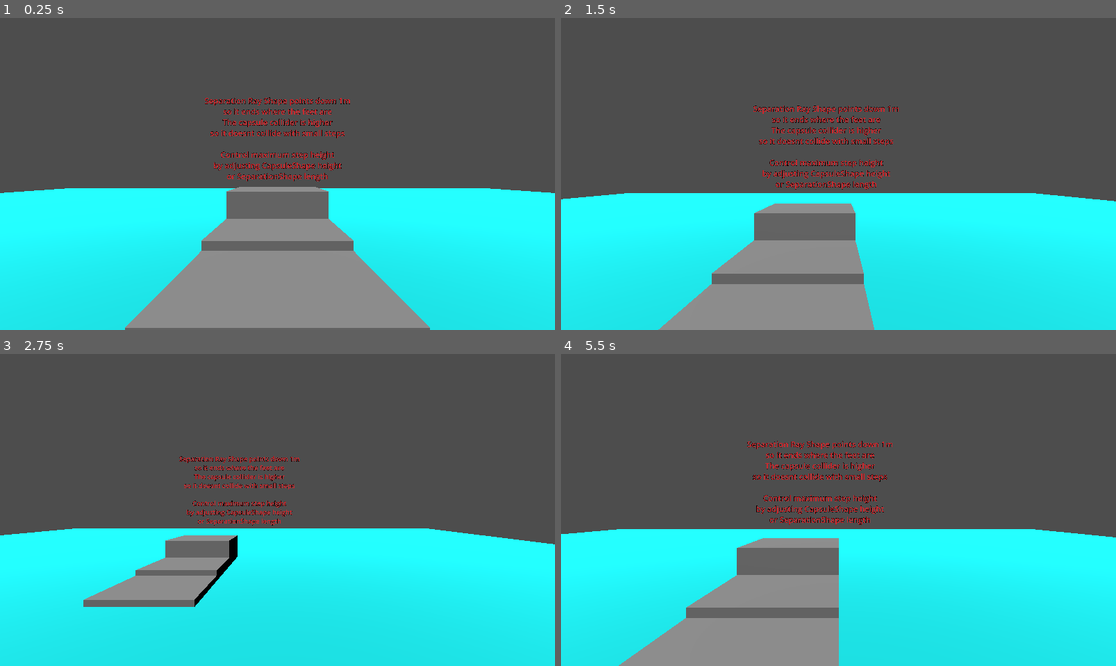
Above: before the commit, frames 1-4 (two rows, left to right).
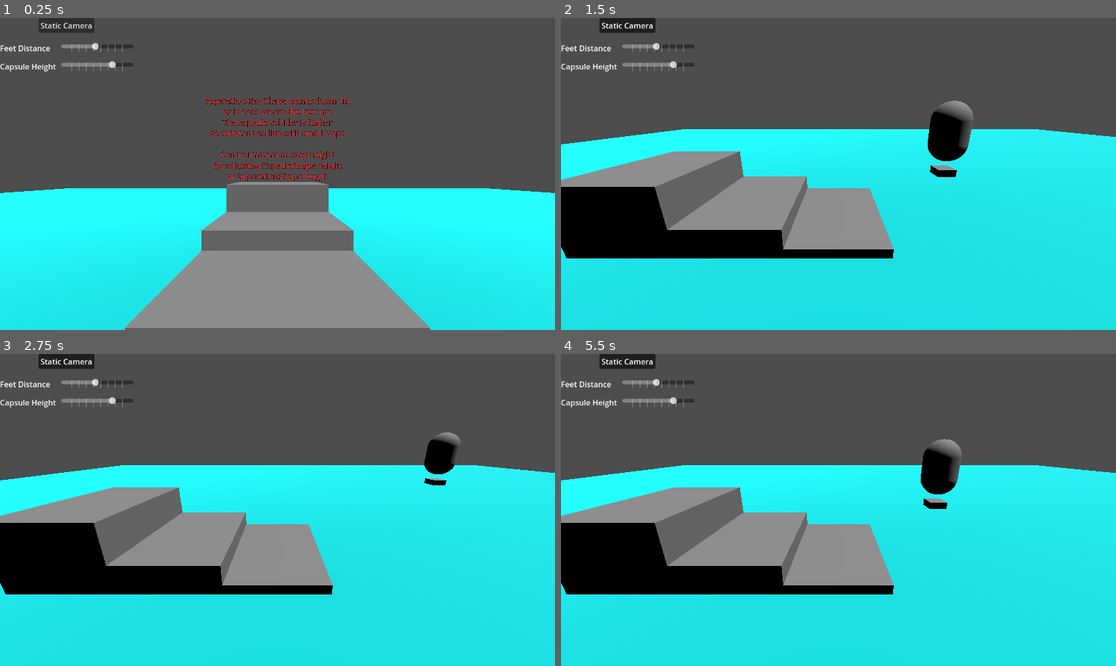
Above: after the commit, the same moments.

Repository: Griiimon/CharacterBody-On-Stairs
Game: Godot game, scene res://main.tscn
Same seed, same stepped clock (60 frames per second), same inputs: the game is played once before the commit and once after it.
Inputs (mouse positions are in pixels of both pictures, inside the frame that each line leads up to):
- Up to frame 1 (0.25 s): no input
- Up to frame 2 (1.5 s): click (627, 24) at 0.5 s, where only the run after the commit has a clickable "Static Camera"; tap Enter (ui_accept) at 1.25 s; hold Right (ui_right) from 1.28 s (still down)
- Up to frame 3 (2.75 s): tap Enter (ui_accept) at 1.52, 2.27 s; release Right (ui_right) at 2.03 s; hold Down (ui_down) from 2.03 s (still down)
- Up to frame 4 (5.5 s): release Down (ui_down) at 2.78 s; hold Right (ui_right) 2.78-3.53 s; hold Up (ui_up) 3.53-4.28 s; tap Enter (ui_accept) at 3.77, 4.52, 5.27 s; hold Left (ui_left) from 4.28 s (still down)

The runs differ from the first frame. In frame 1, 2.9% of the frame differs, in the area x 0-64%, y 0-72%; in frame 2, 43%; in frame 3, 37%; in frame 4, 43%, in the area x 0-100%, y 0-100%.

Commit message:
added UI

Diff:
--- /dev/null
+++ b/main.gd
@@ -0,0 +1,27 @@
+extends Node3D
+
+
+# Called when the node enters the scene tree for the first time.
+func _ready():
+	pass # Replace with function body.
+
+
+# Called every frame. 'delta' is the elapsed time since the previous frame.
+func _process(delta):
+	pass
+
+
+func _on_toggle_camera_button_toggled(button_pressed):
+	if button_pressed:
+		%"Static Camera".current= true
+	else:
+		%"FPS Camera".current= true
+
+func _on_feet_h_slider_value_changed(value):
+	%SeparationShape3D.shape.length= value
+	%Feet.global_position.y= %SeparationShape3D.global_position.y - %SeparationShape3D.shape.length + 0.1
+
+
+func _on_capsule_h_slider_value_changed(value):
+	%"Capsule Body".mesh.height= value
+	%CapsuleShape3D.shape.height= value
--- a/main.tscn
+++ b/main.tscn
@@ -1,5 +1,6 @@
-[gd_scene load_steps=11 format=3 uid="uid://5n1m6f066loc"]
+[gd_scene load_steps=12 format=3 uid="uid://5n1m6f066loc"]
 
+[ext_resource type="Script" path="res://main.gd" id="1_5pck7"]
 [ext_resource type="Script" path="res://CharacterBody3D.gd" id="1_alone"]
 [ext_resource type="PackedScene" uid="uid://c24b52rmfiurx" path="res://step.tscn" id="2_skxhm"]
 
@@ -26,34 +27,45 @@
 size = Vector3(50, 0.05, 50)
 
 [node name="Main" type="Node3D"]
+script = ExtResource("1_5pck7")
 
 [node name="DirectionalLight3D" type="DirectionalLight3D" parent="."]
 transform = Transform3D(1, 0, 0, 0, 0.422001, 0.906595, 0, -0.906595, 0.422001, 0, 4.48559, 0)
+
+[node name="Static Camera" type="Camera3D" parent="."]
+unique_name_in_owner = true
+transform = Transform3D(-4.16959e-08, 0.300156, -0.95389, 1.31203e-08, 0.95389, 0.300156, 1, 0, -4.37114e-08, -4.6, 2.6, -3)
 
 [node name="Player" type="CharacterBody3D" parent="."]
 transform = Transform3D(1, 0, 0, 0, 1, 0, 0, 0, 1, 0, 1.50705, 0)
 script = ExtResource("1_alone")
 
-[node name="Camera3D" type="Camera3D" parent="Player"]
+[node name="FPS Camera" type="Camera3D" parent="Player"]
+unique_name_in_owner = true
 transform = Transform3D(1, 0, 0, 0, 1, 0, 0, 0, 1, 0, 0.532903, 0)
+current = true
 
 [node name="Full Body" type="MeshInstance3D" parent="Player"]
 visible = false
 mesh = SubResource("CapsuleMesh_eb3p3")
 
 [node name="Capsule Body" type="MeshInstance3D" parent="Player"]
+unique_name_in_owner = true
 transform = Transform3D(1, 0, 0, 0, 1, 0, 0, 0, 1, 0, 0.2, 0)
 mesh = SubResource("CapsuleMesh_1be3r")
 
 [node name="CapsuleShape3D" type="CollisionShape3D" parent="Player"]
+unique_name_in_owner = true
 transform = Transform3D(1, 0, 0, 0, 1, 0, 0, 0, 1, 0, 0.2, 0)
 shape = SubResource("CapsuleShape3D_otgc8")
 
 [node name="SeparationShape3D" type="CollisionShape3D" parent="Player"]
+unique_name_in_owner = true
 transform = Transform3D(1, 0, 0, 0, -4.37114e-08, -1, 0, 1, -4.37114e-08, 0, 0, 0)
 shape = SubResource("SeparationRayShape3D_shk02")
 
 [node name="Feet" type="MeshInstance3D" parent="Player"]
+unique_name_in_owner = true
 transform = Transform3D(1, 0, 0, 0, 1, 0, 0, 0, 1, 0, -0.9, 0)
 mesh = SubResource("BoxMesh_35fkp")
 
@@ -67,32 +79,91 @@
 [node name="CollisionShape3D" type="CollisionShape3D" parent="Floor"]
 shape = SubResource("BoxShape3D_af7ar")
 
-[node name="Step" parent="." instance=ExtResource("2_skxhm")]
+[node name="Steps" type="Node3D" parent="."]
+
+[node name="Step" parent="Steps" instance=ExtResource("2_skxhm")]
 transform = Transform3D(1, 0, 0, 0, 1, 0, 0, 0, 1, 0, 0.0999999, -3)
 
-[node name="Step2" parent="." instance=ExtResource("2_skxhm")]
+[node name="Step2" parent="Steps" instance=ExtResource("2_skxhm")]
 transform = Transform3D(1, 0, 0, 0, 1, 0, 0, 0, 1, 0, 0.0999999, -5)
 
-[node name="Step3" parent="." instance=ExtResource("2_skxhm")]
+[node name="Step3" parent="Steps" instance=ExtResource("2_skxhm")]
 transform = Transform3D(1, 0, 0, 0, 1, 0, 0, 0, 1, 0, 0.3, -5)
 
-[node name="Step4" parent="." instance=ExtResource("2_skxhm")]
+[node name="Step10" parent="Steps" instance=ExtResource("2_skxhm")]
+transform = Transform3D(1, 0, 0, 0, 1, 0, 0, 0, 1, 0, 0.5, -5)
+
+[node name="Step4" parent="Steps" instance=ExtResource("2_skxhm")]
 transform = Transform3D(1, 0, 0, 0, 1, 0, 0, 0, 1, 0, 0.0999999, -7)
 
-[node name="Step5" parent="." instance=ExtResource("2_skxhm")]
+[node name="Step5" parent="Steps" instance=ExtResource("2_skxhm")]
 transform = Transform3D(1, 0, 0, 0, 1, 0, 0, 0, 1, 0, 0.3, -7)
 
-[node name="Step6" parent="." instance=ExtResource("2_skxhm")]
+[node name="Step6" parent="Steps" instance=ExtResource("2_skxhm")]
 transform = Transform3D(1, 0, 0, 0, 1, 0, 0, 0, 1, 0, 0.5, -7)
 
-[node name="Step7" parent="." instance=ExtResource("2_skxhm")]
+[node name="Step7" parent="Steps" instance=ExtResource("2_skxhm")]
 transform = Transform3D(1, 0, 0, 0, 1, 0, 0, 0, 1, 0, 0.7, -7)
 
-[node name="Step8" parent="." instance=ExtResource("2_skxhm")]
+[node name="Step8" parent="Steps" instance=ExtResource("2_skxhm")]
 transform = Transform3D(1, 0, 0, 0, 1, 0, 0, 0, 1, 0, 0.9, -7)
 
-[node name="Step9" parent="." instance=ExtResource("2_skxhm")]
+[node name="Step9" parent="Steps" instance=ExtResource("2_skxhm")]
 transform = Transform3D(1, 0, 0, 0, 1, 0, 0, 0, 1, 0, 1.1, -7)
+
+[node name="Step11" parent="Steps" instance=ExtResource("2_skxhm")]
+transform = Transform3D(1, 0, 0, 0, 1, 0, 0, 0, 1, 0, 1.3, -7)
+
+[node name="CanvasLayer" type="CanvasLayer" parent="."]
+
+[node name="VBoxContainer" type="VBoxContainer" parent="CanvasLayer"]
+offset_right = 40.0
+offset_bottom = 40.0
+theme_override_constants/separation = 20
+
+[node name="Toggle Camera Button" type="Button" parent="CanvasLayer/VBoxContainer"]
+layout_mode = 2
+size_flags_horizontal = 4
+focus_mode = 0
+toggle_mode = true
+text = "Static Camera"
+
+[node name="GridContainer" type="GridContainer" parent="CanvasLayer/VBoxContainer"]
+custom_minimum_size = Vector2(250, 0)
+layout_mode = 2
+theme_override_constants/h_separation = 10
+theme_override_constants/v_separation = 15
+columns = 2
+
+[node name="Label" type="Label" parent="CanvasLayer/VBoxContainer/GridContainer"]
+layout_mode = 2
+text = "Feet Distance"
+
+[node name="Feet HSlider" type="HSlider" parent="CanvasLayer/VBoxContainer/GridContainer"]
+unique_name_in_owner = true
+custom_minimum_size = Vector2(150, 0)
+layout_mode = 2
+focus_mode = 0
+min_value = 0.1
+max_value = 2.0
+step = 0.1
+value = 1.0
+tick_count = 10
+
+[node name="Label2" type="Label" parent="CanvasLayer/VBoxContainer/GridContainer"]
+layout_mode = 2
+text = "Capsule Height"
+
+[node name="Capsule HSlider" type="HSlider" parent="CanvasLayer/VBoxContainer/GridContainer"]
+unique_name_in_owner = true
+custom_minimum_size = Vector2(150, 0)
+layout_mode = 2
+focus_mode = 0
+min_value = 0.5
+max_value = 2.0
+step = 0.1
+value = 1.6
+tick_count = 10
 
 [node name="Label3D" type="Label3D" parent="."]
 transform = Transform3D(1, 0, 0, 0, 1, 0, 0, 0, 1, 0, 4.6, -16.5)
@@ -107,3 +178,7 @@
 by adjusting CapsuleShape height
 or SeparationShape length"
 font_size = 128
+
+[connection signal="toggled" from="CanvasLayer/VBoxContainer/Toggle Camera Button" to="." method="_on_toggle_camera_button_toggled"]
+[connection signal="value_changed" from="CanvasLayer/VBoxContainer/GridContainer/Feet HSlider" to="." method="_on_feet_h_slider_value_changed"]
+[connection signal="value_changed" from="CanvasLayer/VBoxContainer/GridContainer/Capsule HSlider" to="." method="_on_capsule_h_slider_value_changed"]
